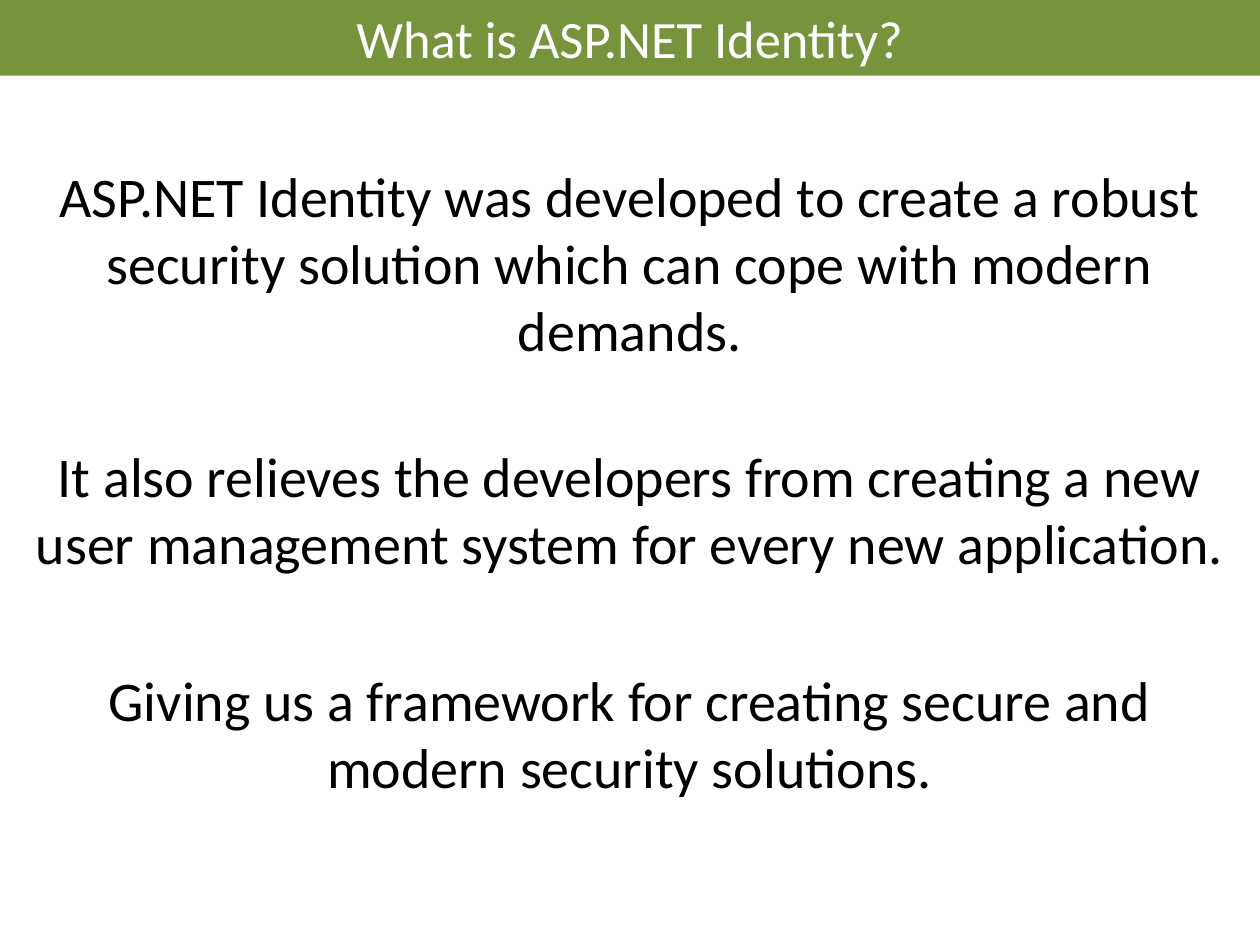
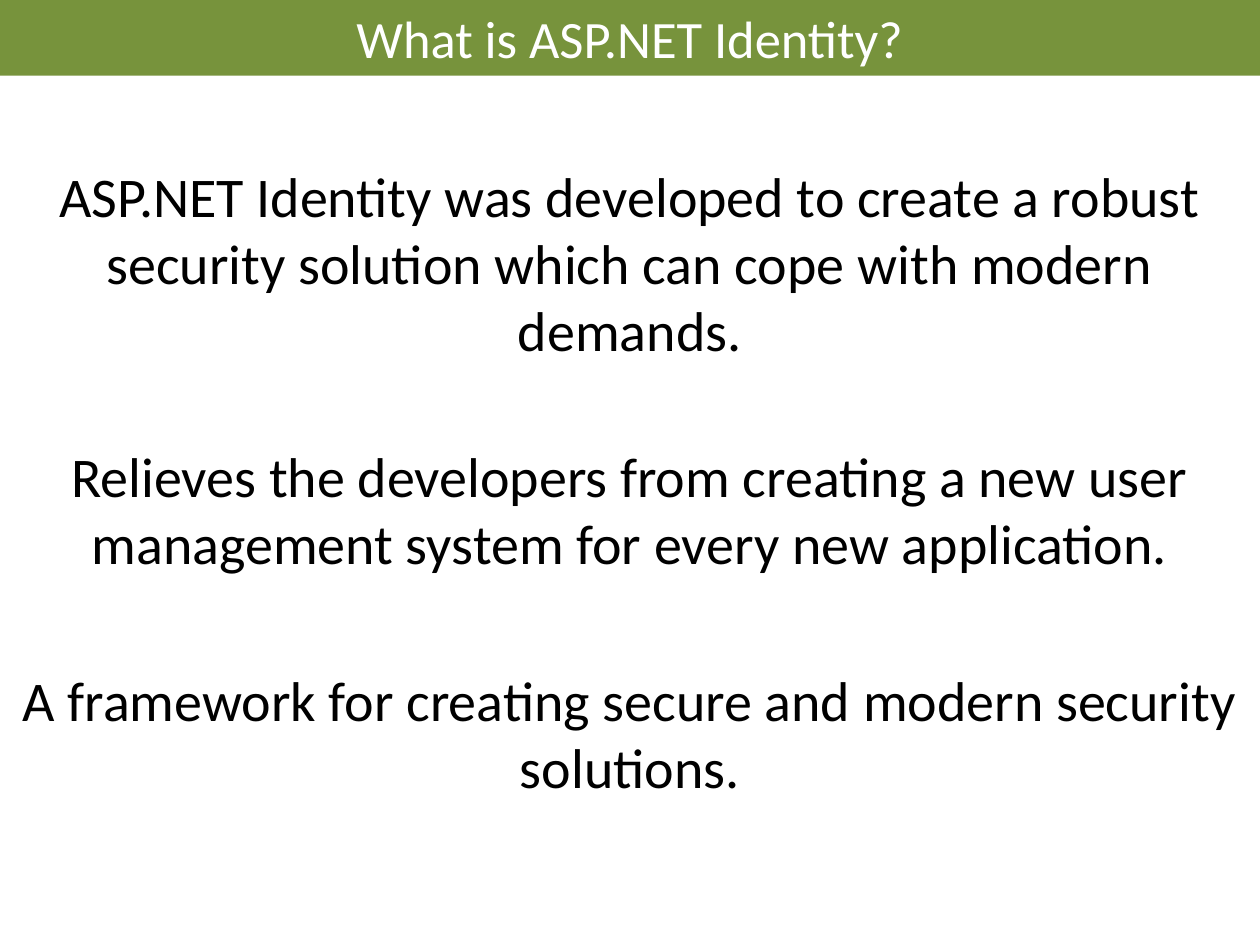
Before and after one commit to AndreasElffors/IdentityTemplate, a slide deck: slide 3 of Documents/Slides/Identity-Introduction.pptx. Drawn at 1260x945 pixels with LibreOffice and Linux fonts; fonts in the diff are those of the drawing; background and template pictures are left out. Boxes give left, top, right and bottom in pixels: in the first picture for what was removed or moved away, otherwise in the second. Text is boxed around its words. In the diff, an @@ line names an element or a change of style, - is before the commit and + after.

```diff
--- a/Documents/Slides/Identity-Introduction.pptx
+++ b/Documents/Slides/Identity-Introduction.pptx
@@ text at <box>23,458,1235,789</box>: text changed @@
-It also relieves the developers from creating a new user management system for every new application.
-Giving us a framework for creating secure and modern security solutions.
+Relieves the developers from creating a new user management system for every new application.
+A framework for creating secure and modern security solutions.
```
Also in this commit, not shown: 8 other slides changed, 5 other files.
